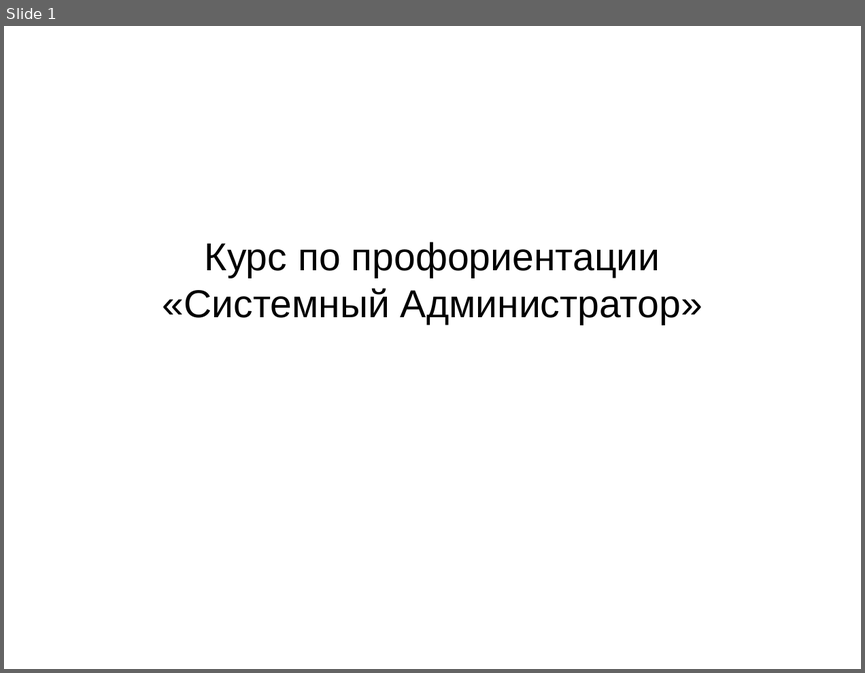
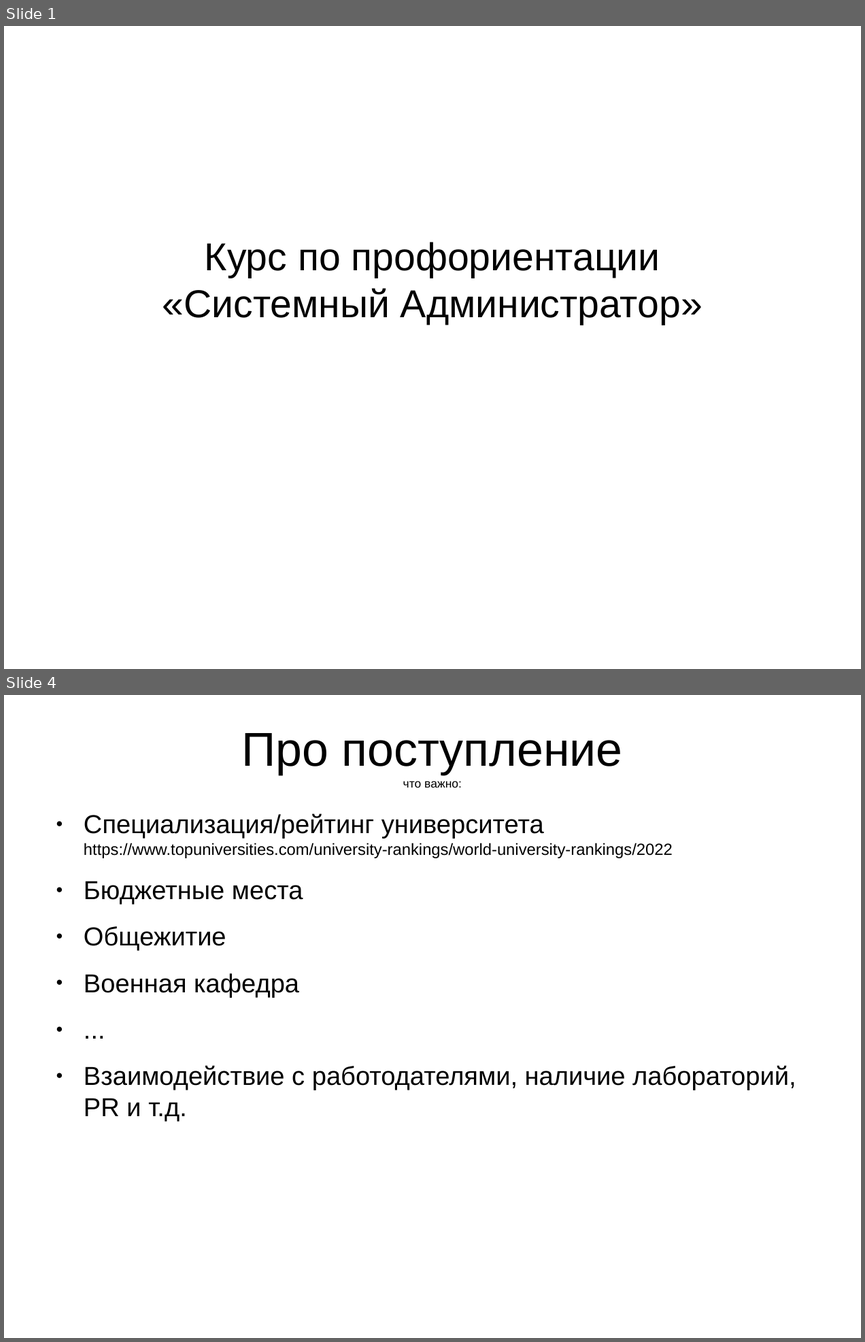
Before and after one commit to j-avdeev/SchoolCourse, a slide deck: ProfOrient.odp. Shown one above the other, each under a label of ours: slide 1 before the commit, slides 1 and 4 after it; the slides between them are not shown. The pictures are 865x673 and 865x1342 pixels, drawn with LibreOffice and Linux fonts; fonts in the diff are those of the drawing. Boxes give left, top, right and bottom in pixels: in the first picture for what was removed or moved away, otherwise in the second. Text is boxed around its words. In the diff, an @@ line names an element or a change of style, - is before the commit and + after.

```diff
--- a/ProfOrient.odp
+++ b/ProfOrient.odp
@@ slide 4 added at bbox=[4, 695, 861, 1338], background #FFFFFF @@
@@ title added at bbox=[241, 733, 623, 787], 44 pt, text #000000 @@
+Про поступление
+что важно:
@@ text added at bbox=[84, 813, 796, 1121], 24 pt, text #000000 @@
+● Специализация/рейтинг университета
+  https://www.topuniversities.com/university-rankings/world-university-rankings/2022
+● Бюджетные места
+● Общежитие
+● Военная кафедра
+● ...
+● Взаимодействие с работодателями, наличие лабораторий, PR и т.д.
```
Also in this commit, not shown: 1 slide changed, 4 other slides added, 2 other files.
